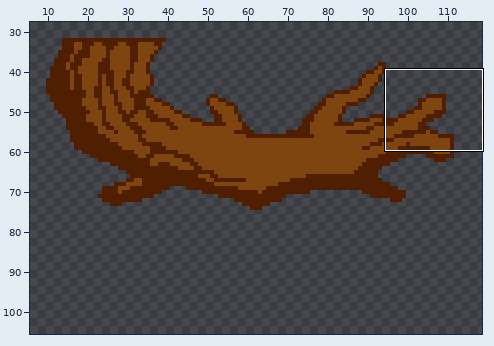
Two versions of one pixel-art file, OpenGL/Content/images/ui_0.aseprite. The first picture is a wide view before the edit; the outline marks the close-up.
Close-up. First the earlier version:
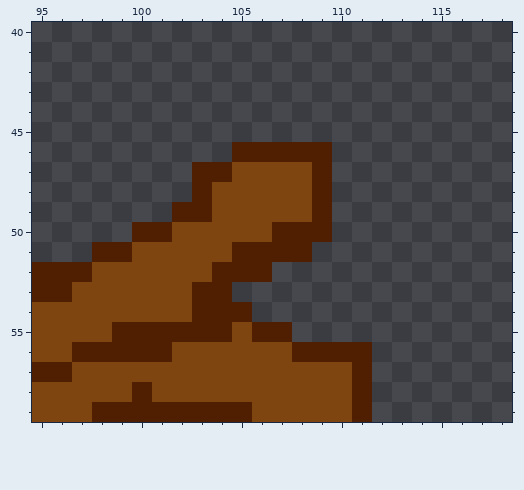
128x128 pixels, 1 frame. Shown: x 95..118, y 40..59. The wide view leaves out empty margins. The commit also changed other parts of the picture, which this record leaves out.
New version:
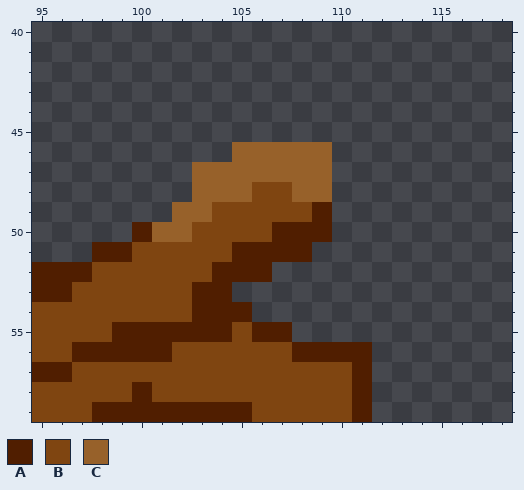
Palette (. is transparent): A #501e00  B #7f4511  C #97612a
Diff:
Changed rows in their new state; - is an unchanged pixel.
Layer "Layer 3":
first column x 101:
46 ----CCCCC
47 --CCCCCCC
48 --CCC--CC
49 -CC------
50 CC-------
